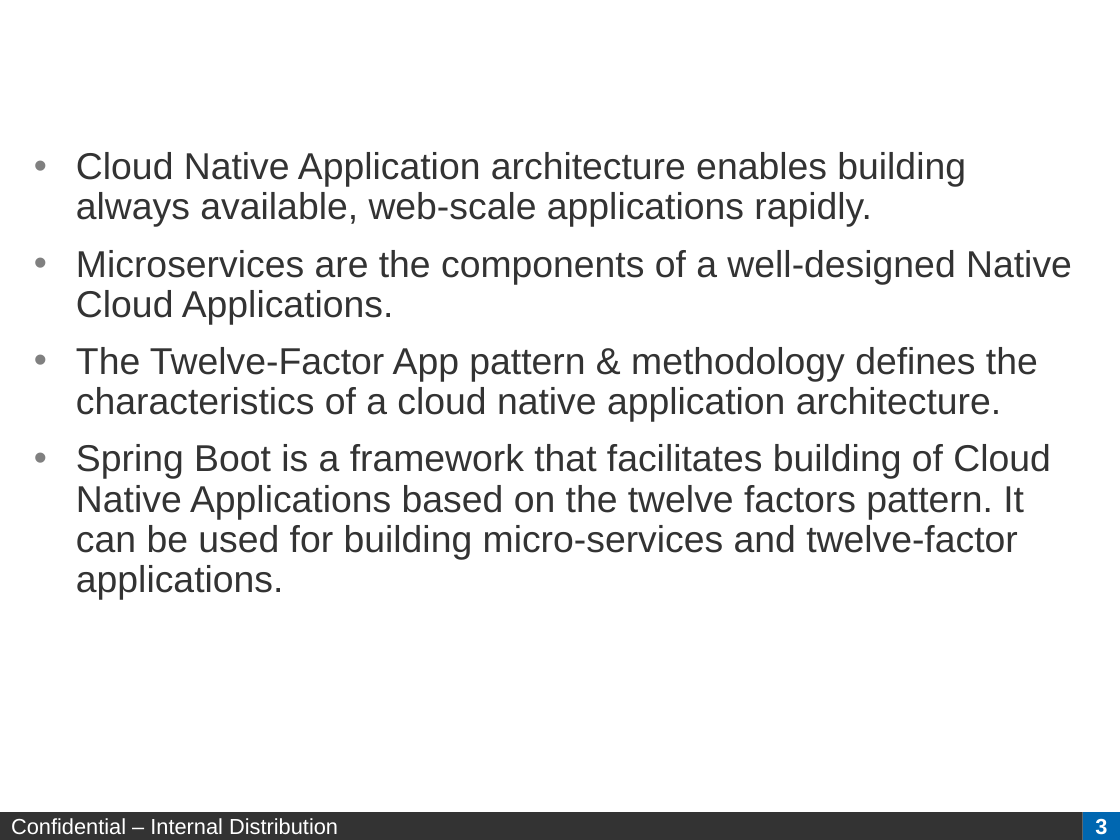
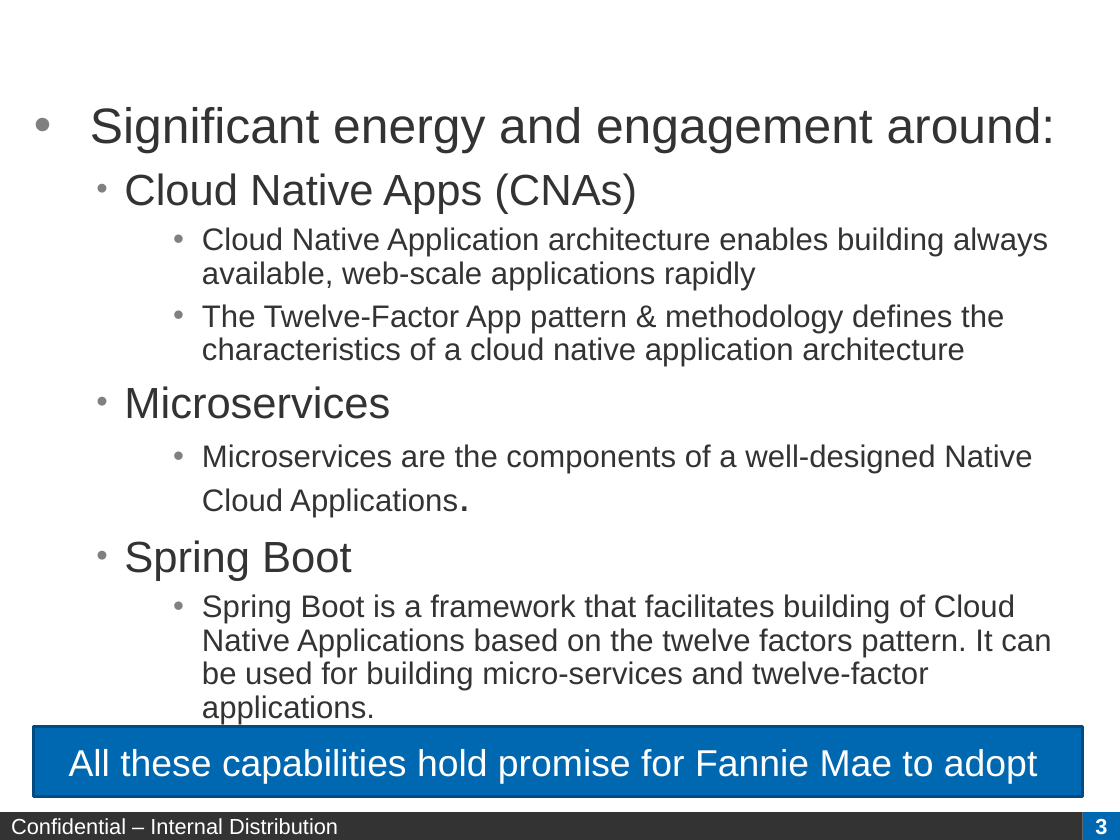
Before and after one commit to arpithparikh/ArchConf2015Collaboration, a slide deck: slide 3 of ArchConf2015-takeaways-v3.pptx. Drawn at 1120x840 pixels with LibreOffice and Linux fonts; fonts in the diff are those of the drawing; background and template pictures are left out. Boxes give left, top, right and bottom in pixels: in the first picture for what was removed or moved away, otherwise in the second. Text is boxed around its words. In the diff, an @@ line names an element or a change of style, - is before the commit and + after.

```diff
--- a/ArchConf2015-takeaways-v3.pptx
+++ b/ArchConf2015-takeaways-v3.pptx
@@ text "Significant energy and engagement around:": place and size @@
-text "Significant energy and engagement around:" at <box>76,152,1072,600</box>
+text "Significant energy and engagement around:" at <box>90,107,1056,724</box>
@@ text at <box>90,107,1056,419</box>: text changed; size 24 to 20 pt @@
-• Cloud Native Application architecture enables building always available, web-scale applications rapidly.
+• Significant energy and engagement around:
+    • Cloud Native Apps (CNAs)
+        • Cloud Native Application architecture enables building always available, web-scale applications rapidly
+        • The Twelve-Factor App pattern & methodology defines the characteristics of a cloud native application architecture
+    • Microservices
@@ text at <box>202,444,1051,724</box>: size 24 to 20 pt in "Microservices are the components of a well-designed ...", "Spring Boot is a framework that facilitates ..."; size 24 to 28 pt in "Applications."; list level 1 to 5 in "Microservices are the components of ..."; list level 1 to 5 in "Spring Boot is a framework ..." @@
@@ text at <box>124,540,351,581</box>: text changed; size 24 to 28 pt @@
-• The Twelve-Factor App pattern & methodology defines the characteristics of a cloud native application architecture.
+    • Spring Boot
@@ rectangle added at <box>34,727,1082,796</box>, fill #0067B1, outline #004C83 2 pt, 24 pt, text #FFFFFF @@
+All these capabilities hold promise for Fannie Mae to adopt
```
Also in this commit, not shown: 7 other slides changed, 1 slide added, 1 slide removed.
